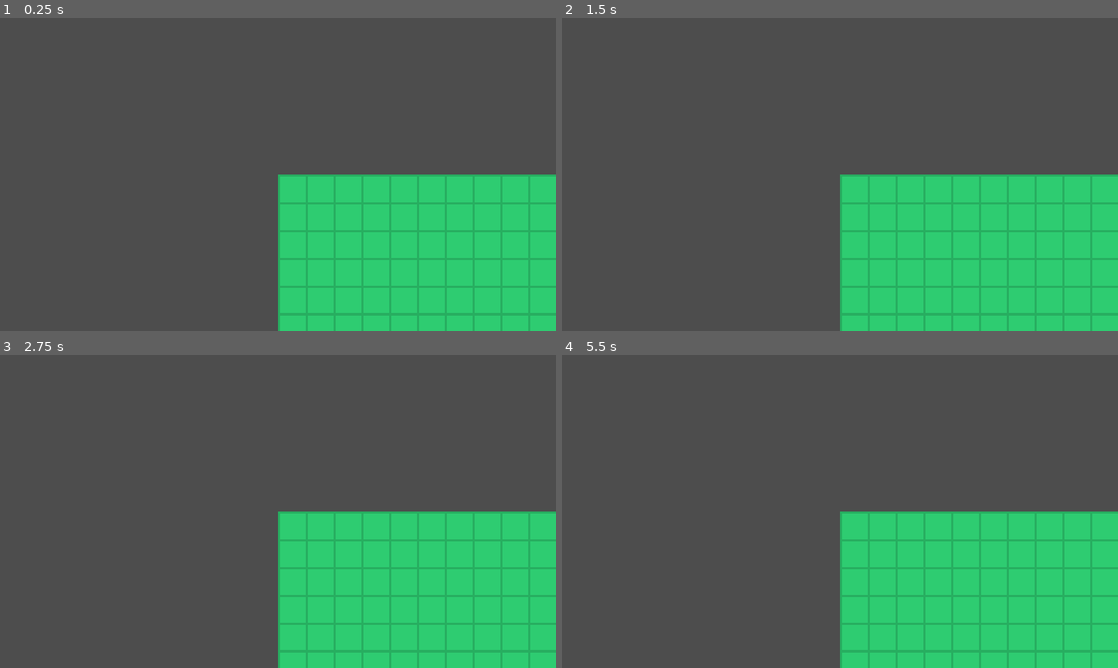
Above: before the commit, frames 1-4 (two rows, left to right).
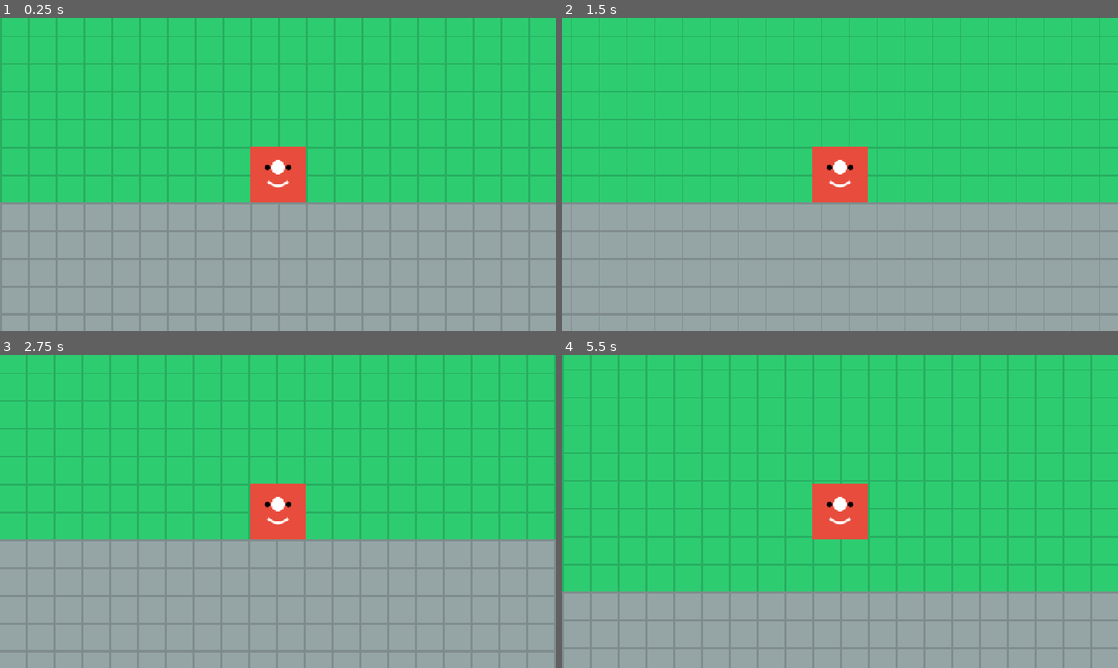
Above: after the commit, the same moments.

Repository: 1017tcs1017tcs/Election
Game: Godot game, scene res://scenes/main.tscn
Two runs of this game, one before a commit and one after it. Both use one fixed random seed, a clock stepped at 60 frames per second and the inputs below.
Inputs:
- Up to frame 1 (0.25 s): no input
- Up to frame 2 (1.5 s): tap Enter at 0.5 s; hold D (move_right) 0.53-1.28 s; hold S (move_down) from 1.28 s (still down)
- Up to frame 3 (2.75 s): tap Space at 2 s; release S (move_down) at 2.03 s; hold D (move_right) from 2.03 s (still down)
- Up to frame 4 (5.5 s): release D (move_right) at 2.78 s; hold W (move_up) 2.78-3.53 s; hold A (move_left) 3.53-5.03 s; hold S (move_down) from 5.03 s (still down)

The runs differ from the first frame. In frame 1, 96% of the frame differs, in the area x 0-100%, y 0-100%; in frame 2, 96%; in frame 3, 97%; in frame 4, 89%.

Commit message:
fixing dependency issues

Diff:
--- a/project.godot
+++ b/project.godot
@@ -1,6 +1,10 @@
 ; Engine configuration file.
 ; It's best edited using the editor UI and not directly,
-; but you can tweak it manually if needed.
+; since the parameters that go here are not all obvious.
+;
+; Format:
+;   [section] ; section goes between []
+;   param=value ; assign values to parameters
 
 config_version=5
 
@@ -9,7 +13,7 @@
 config/name="Election"
 config/description="A 2D game using Godot engine"
 run/main_scene="res://scenes/main.tscn"
-config/features=PackedStringArray("4.2", "Forward Plus")
+config/features=PackedStringArray("4.5", "Forward Plus")
 config/icon="res://icon.svg"
 
 [display]
@@ -22,26 +26,26 @@
 
 move_right={
 "deadzone": 0.5,
-"events": [Object(InputEventKey,"resource_local_to_scene":fa …(172 unchanged characters)… eycode":68,"key_label":0,"unicode":100,"echo":false,"script":null)
-, Object(InputEventKey,"resource_local_to_scene":false,"reso …(166 unchanged characters)… ode":4194321,"key_label":0,"unicode":0,"echo":false,"script":null)
+"events": [Object(InputEventKey,"resource_local_to_scene":fa …(172 unchanged characters)… eycode":68,"key_label":0,"unicode":100,"location":0,"echo":false,"script":null)
+, Object(InputEventKey,"resource_local_to_scene":false,"reso …(166 unchanged characters)… ode":4194321,"key_label":0,"unicode":0,"location":0,"echo":false,"script":null)
 ]
 }
 move_left={
 "deadzone": 0.5,
-"events": [Object(InputEventKey,"resource_local_to_scene":fa …(171 unchanged characters)… keycode":65,"key_label":0,"unicode":97,"echo":false,"script":null)
-, Object(InputEventKey,"resource_local_to_scene":false,"reso …(166 unchanged characters)… ode":4194319,"key_label":0,"unicode":0,"echo":false,"script":null)
+"events": [Object(InputEventKey,"resource_local_to_scene":fa …(171 unchanged characters)… keycode":65,"key_label":0,"unicode":97,"location":0,"echo":false,"script":null)
+, Object(InputEventKey,"resource_local_to_scene":false,"reso …(166 unchanged characters)… ode":4194319,"key_label":0,"unicode":0,"location":0,"echo":false,"script":null)
 ]
 }
 move_down={
 "deadzone": 0.5,
-"events": [Object(InputEventKey,"resource_local_to_scene":fa …(172 unchanged characters)… eycode":83,"key_label":0,"unicode":115,"echo":false,"script":null)
-, Object(InputEventKey,"resource_local_to_scene":false,"reso …(166 unchanged characters)… ode":4194322,"key_label":0,"unicode":0,"echo":false,"script":null)
+"events": [Object(InputEventKey,"resource_local_to_scene":fa …(172 unchanged characters)… eycode":83,"key_label":0,"unicode":115,"location":0,"echo":false,"script":null)
+, Object(InputEventKey,"resource_local_to_scene":false,"reso …(166 unchanged characters)… ode":4194322,"key_label":0,"unicode":0,"location":0,"echo":false,"script":null)
 ]
 }
 move_up={
 "deadzone": 0.5,
-"events": [Object(InputEventKey,"resource_local_to_scene":fa …(172 unchanged characters)… eycode":87,"key_label":0,"unicode":119,"echo":false,"script":null)
-, Object(InputEventKey,"resource_local_to_scene":false,"reso …(166 unchanged characters)… ode":4194320,"key_label":0,"unicode":0,"echo":false,"script":null)
+"events": [Object(InputEventKey,"resource_local_to_scene":fa …(172 unchanged characters)… eycode":87,"key_label":0,"unicode":119,"location":0,"echo":false,"script":null)
+, Object(InputEventKey,"resource_local_to_scene":false,"reso …(166 unchanged characters)… ode":4194320,"key_label":0,"unicode":0,"location":0,"echo":false,"script":null)
 ]
 }
 
--- a/scenes/player.tscn
+++ b/scenes/player.tscn
@@ -1,7 +1,10 @@
-[gd_scene load_steps=3 format=3 uid="uid://b7y5q0rnvnxkf"]
+[gd_scene load_steps=4 format=3 uid="uid://b7y5q0rnvnxkf"]
 
 [ext_resource type="Script" path="res://scripts/player.gd" id="1_player"]
 [ext_resource type="Texture2D" uid="uid://cgoxaqg1wdwlc" path="res://assets/player.svg" id="2_player"]
+
+[sub_resource type="RectangleShape2D" id="RectangleShape2D_3c4d5"]
+size = Vector2(64, 64)
 
 [node name="Player" type="CharacterBody2D"]
 script = ExtResource("1_player")
@@ -11,6 +14,3 @@
 
 [node name="CollisionShape2D" type="CollisionShape2D" parent="."]
 shape = SubResource("RectangleShape2D_3c4d5")
-
-[sub_resource type="RectangleShape2D" id="RectangleShape2D_3c4d5"]
-size = Vector2(64, 64)
Not shown, changed: assets/grass_tile.svg.import
Not shown, changed: assets/player.svg.import
Not shown, changed: assets/stone_tile.svg.import
Not shown, changed: icon.svg.import
Not shown, added: scripts/player.gd.uid
